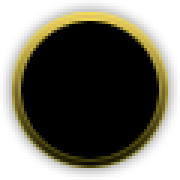
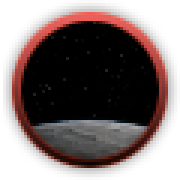
Layers edited between the first and the second 180 × 180 image:
hid "Neutral" over [0, 12, 168, 168]
showed "Negative", painted on it over [0, 12, 168, 168]
painted on "Icon" over [18, 18, 162, 162]
